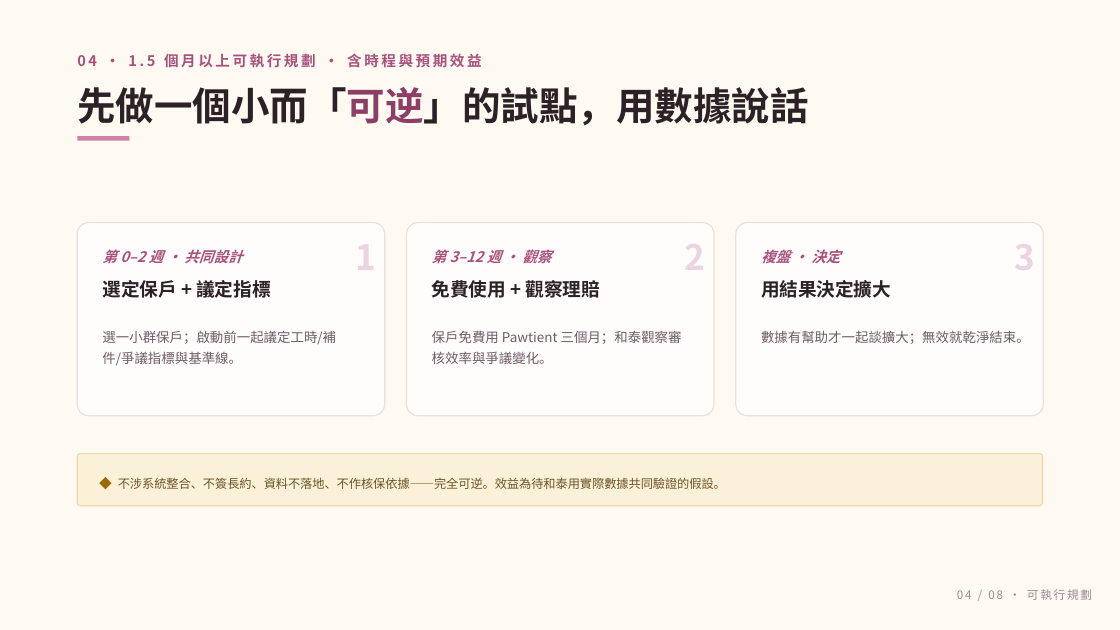
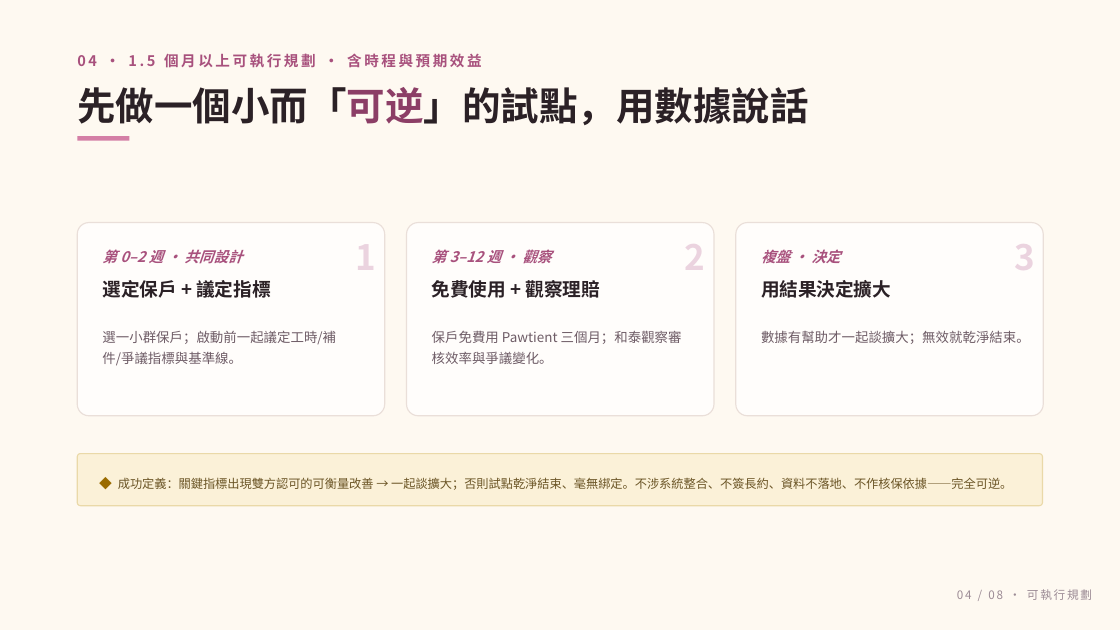
Before and after one commit to genrevcorp/pawtient-hotai-accelerator, a slide deck: slide 10 of deck/Pawtient_AI_和泰加速器提案.pptx. Drawn at 1120x630 pixels with LibreOffice and Linux fonts; fonts in the diff are those of the drawing. Boxes give left, top, right and bottom in pixels: in the first picture for what was removed or moved away, otherwise in the second. Text is boxed around its words. In the diff, an @@ line names an element or a change of style, - is before the commit and + after.

```diff
--- a/deck/Pawtient_AI_和泰加速器提案.pptx
+++ b/deck/Pawtient_AI_和泰加速器提案.pptx
@@ text at [118,477,1012,490]: text changed @@
-◆ 不涉系統整合、不簽長約、資料不落地、不作核保依據——完全可逆。效益為待和泰用實際數據共同驗證的假設。
+◆ 成功定義：關鍵指標出現雙方認可的可衡量改善 → 一起談擴大；否則試點乾淨結束、毫無綁定。不涉系統整合、不簽長約、資料不落地、不作核保依據——完全可逆。
```
Also in this commit, not shown: 6 other slides changed.
